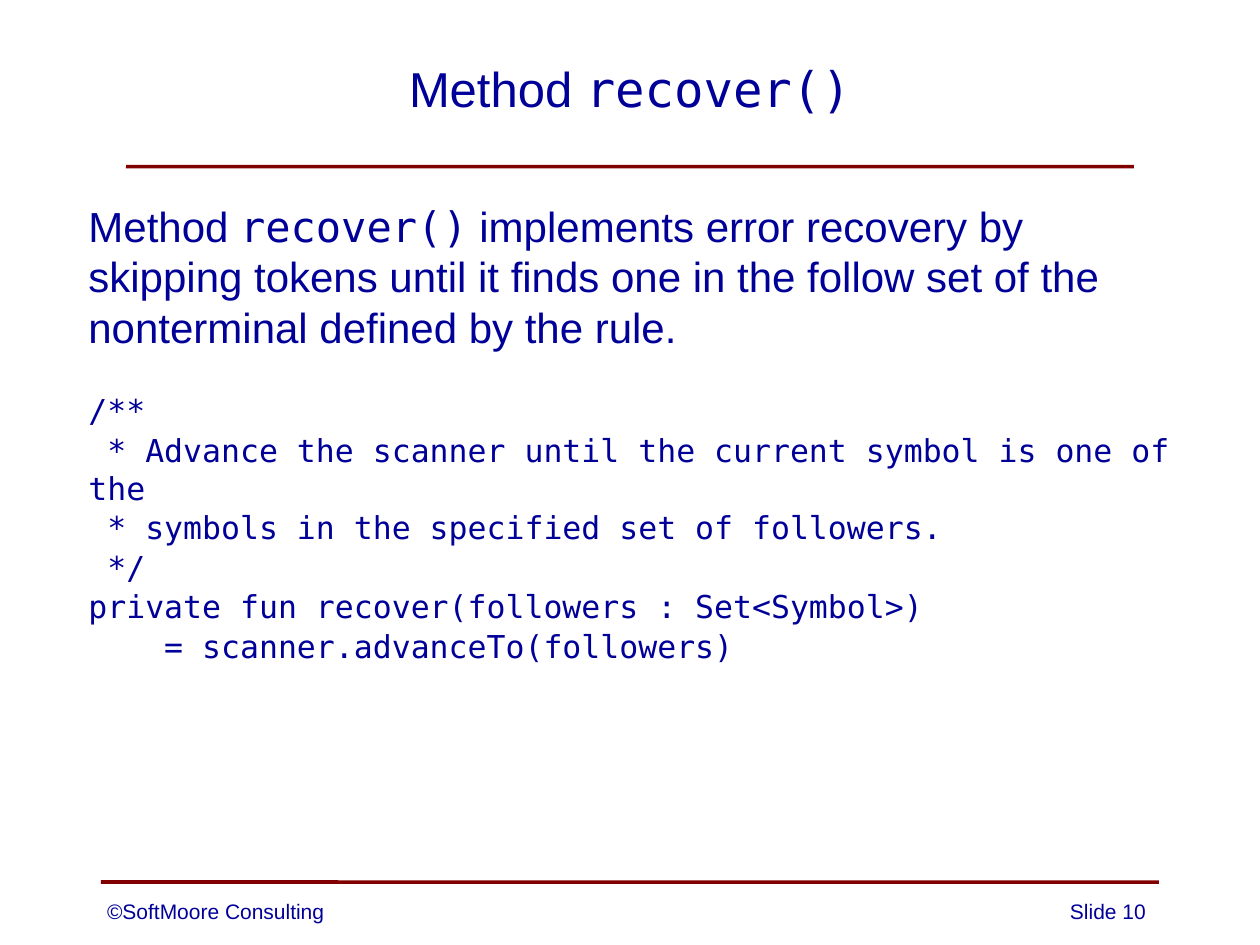
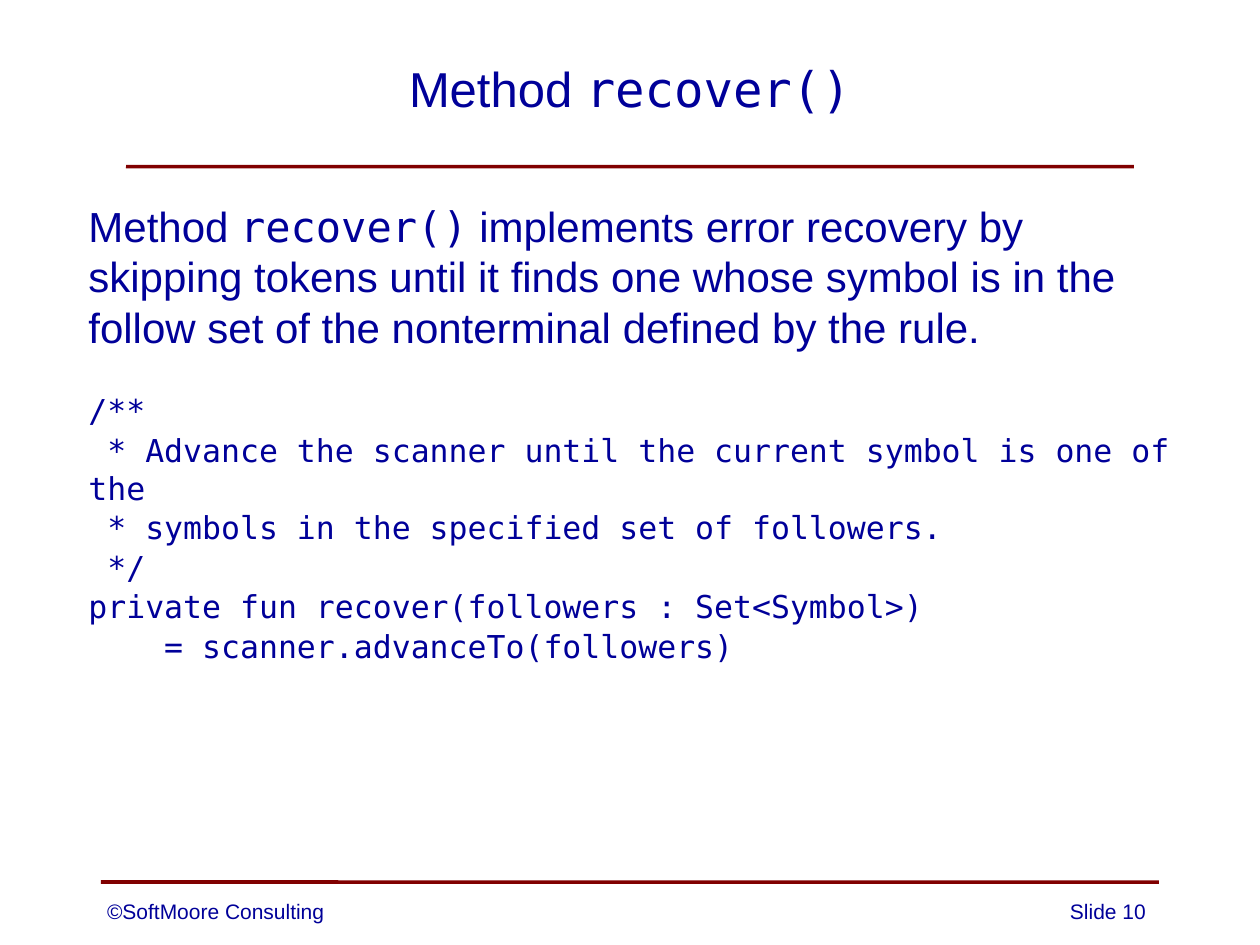
Before and after one commit to SoftMoore/CPRL-Kt-2nd, a slide deck: slide 10 of PowerPoints/07 - Error Handling.pptx. Drawn at 1260x945 pixels with LibreOffice and Linux fonts; fonts in the diff are those of the drawing. Boxes give left, top, right and bottom in pixels: in the first picture for what was removed or moved away, otherwise in the second. Text is boxed around its words. In the diff, an @@ line names an element or a change of style, - is before the commit and + after.

Commit message:
minor improvements to a couple of PowerPoint slides

```diff
--- a/PowerPoints/07 - Error Handling.pptx
+++ b/PowerPoints/07 - Error Handling.pptx
@@ text at (x1=88, y1=210, x2=1115, y2=351): text changed @@
-Method recover() implements error recovery by skipping tokens until it finds one in the follow set of the nonterminal defined by the rule.
+Method recover() implements error recovery by skipping tokens until it finds one whose symbol is in the follow set of the nonterminal defined by the rule.
```
